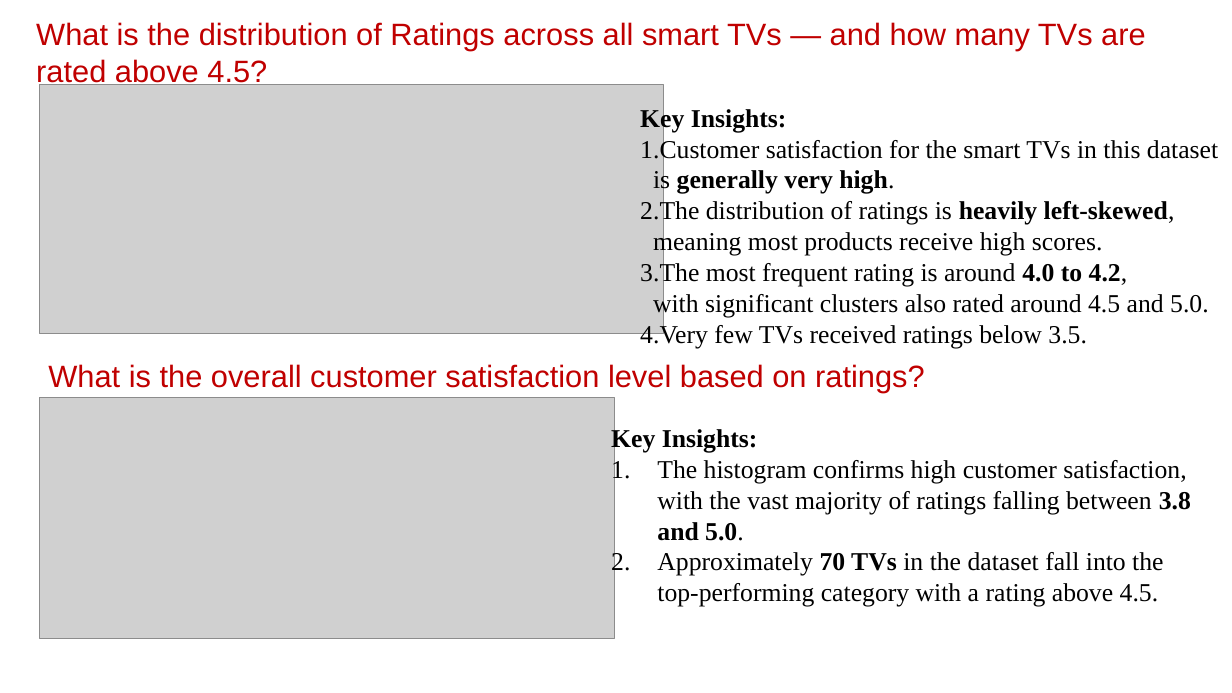
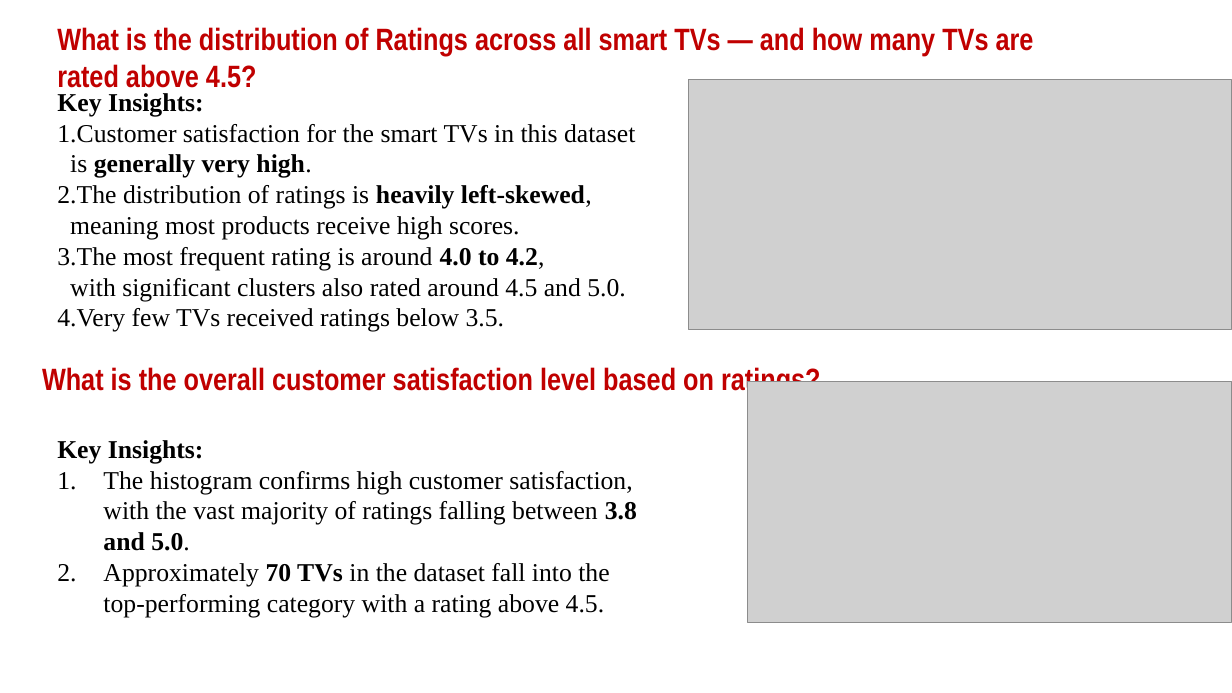
Before and after one commit to ManasaSiripurapu/smart-tv-analysis, a slide deck: slide 13 of SmartTV_DataAnalysis.pptx (slide 14 before the commit). Drawn at 1232x693 pixels with LibreOffice and Linux fonts; fonts in the diff are those of the drawing; grey boxes stand for pictures; background and template pictures are left out. Boxes give left, top, right and bottom in pixels: in the first picture for what was removed or moved away, otherwise in the second. Text is boxed around its words. In the diff, an @@ line names an element or a change of style, - is before the commit and + after.

```diff
--- a/SmartTV_DataAnalysis.pptx
+++ b/SmartTV_DataAnalysis.pptx
@@ text "What is the distribution of ..." at <box>57,27,1034,94</box>: font Arial to Arial Narrow, bold on @@
@@ text "What is the distribution of ...": place and size @@
-text "What is the distribution of ..." at <box>36,22,1146,88</box>
+text "What is the distribution of ..." at <box>57,27,1034,94</box>
@@ text "Key Insights:": place and size @@
-text "Key Insights:" at <box>640,106,1218,348</box>
+text "Key Insights:" at <box>57,93,635,332</box>
@@ picture: place and size @@
-picture at <box>40,84,664,334</box>
+picture at <box>689,79,1232,329</box>
@@ text "What is the overall customer ..." at <box>42,365,821,396</box>: font Arial to Arial Narrow, bold on @@
@@ picture: place and size @@
-picture at <box>40,397,615,639</box>
+picture at <box>748,381,1232,622</box>
@@ text "Key Insights:": place and size @@
-text "Key Insights:" at <box>611,427,1191,607</box>
+text "Key Insights:" at <box>57,440,637,617</box>
```
Also in this commit, not shown: 19 other slides changed, 1 slide added, 3 slides removed.
